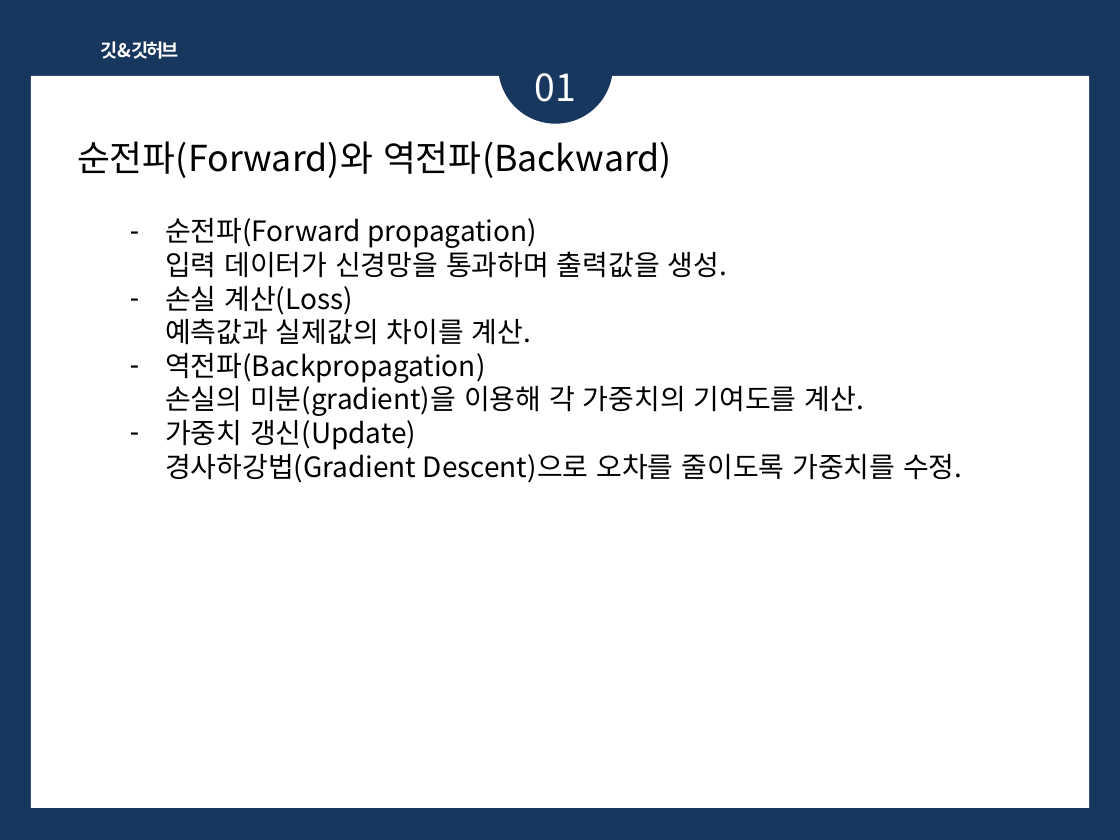
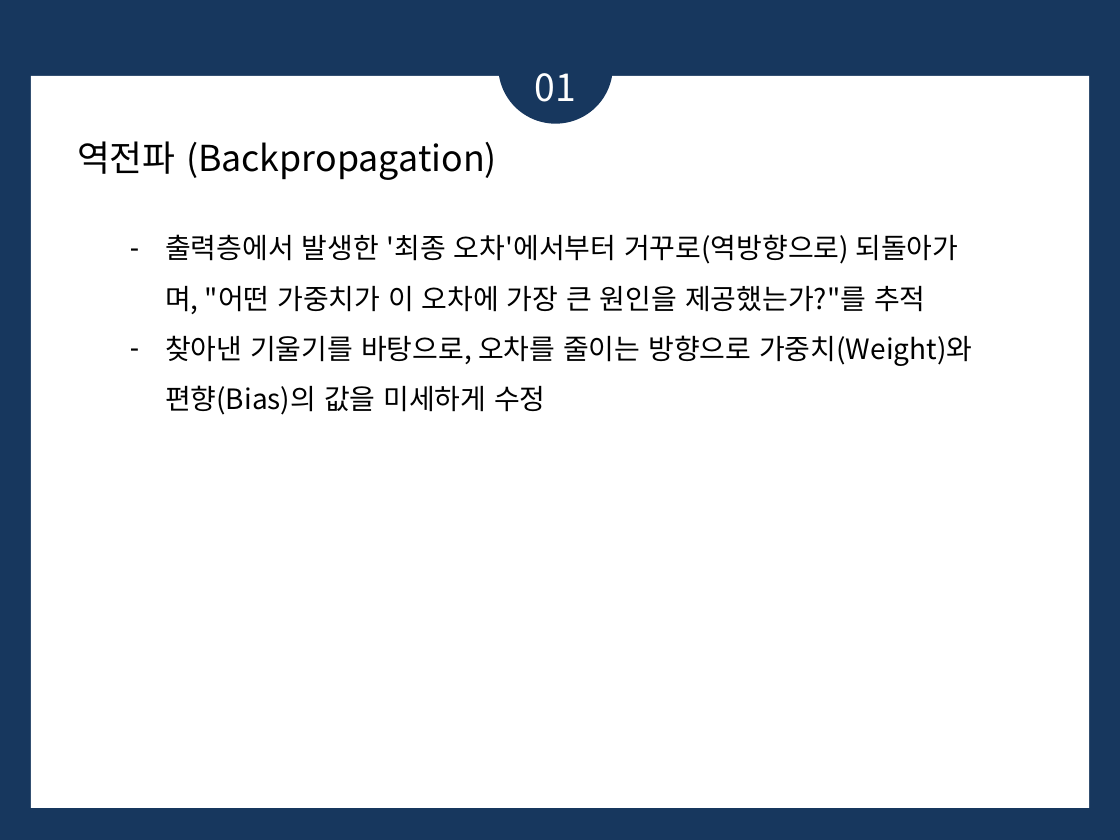
Before and after one commit to bsmoon-86/multicam_2025, a slide deck: slide 7 of PPT/딥러닝.pptx (slide 5 before the commit). Drawn at 1120x840 pixels with LibreOffice and Linux fonts; fonts in the diff are those of the drawing. Boxes give left, top, right and bottom in pixels: in the first picture for what was removed or moved away, otherwise in the second. Text is boxed around its words. In the diff, an @@ line names an element or a change of style, - is before the commit and + after.

```diff
--- a/PPT/딥러닝.pptx
+++ b/PPT/딥러닝.pptx
@@ text removed at (100,41,178,59) @@
-깃&깃허브
@@ text at (77,141,497,180): text changed @@
-순전파(Forward)와 역전파(Backward)
+역전파 (Backpropagation)
@@ text at (165,234,972,415): text changed @@
-– 순전파(Forward propagation)
-  입력 데이터가 신경망을 통과하며 출력값을 생성.
-– 손실 계산(Loss)
-  예측값과 실제값의 차이를 계산.
-– 역전파(Backpropagation)
-  손실의 미분(gradient)을 이용해 각 가중치의 기여도를 계산.
-– 가중치 갱신(Update)
-  경사하강법(Gradient Descent)으로 오차를 줄이도록 가중치를 수정.
+– 출력층에서 발생한 '최종 오차'에서부터 거꾸로(역방향으로) 되돌아가며, "어떤 가중치가 이 오차에 가장 큰 원인을 제공했는가?"를 추적
+– 찾아낸 기울기를 바탕으로, 오차를 줄이는 방향으로 가중치(Weight)와 편향(Bias)의 값을 미세하게 수정
```
Also in this commit, not shown: 2 other slides changed, 14 slides added, 3 slides removed, 8 other files.
